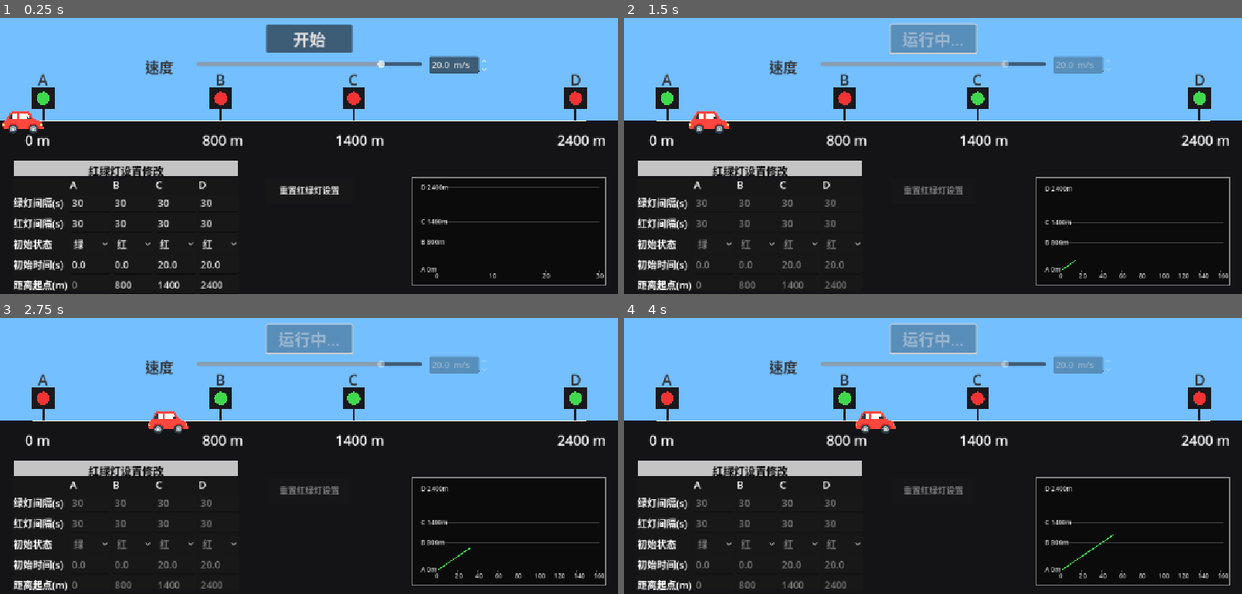
Above: before the commit, frames 1-4 (two rows, left to right).
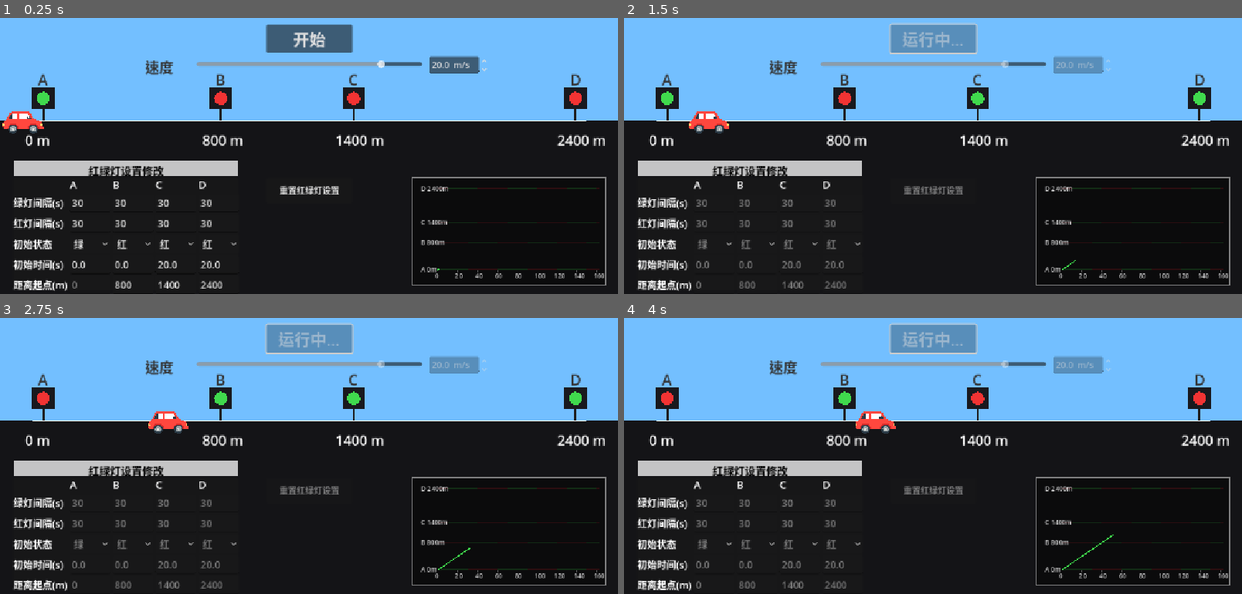
Above: after the commit, the same moments.

Repository: condor86/trafficsimulator
Game: Godot game, scene res://Main.tscn
The game is run twice, just before and just after one commit, with the same random seed, the same clock (stepped at 60 frames per second) and the same inputs.
Inputs:
- Up to frame 1 (0.25 s): no input
- Up to frame 2 (1.5 s): click "开始" at 0.5 s
- Up to frame 3 (2.75 s): no input
- Up to frame 4 (4 s): no input

The runs differ from the first frame. In frame 1, 0.9% of the frame differs, in the area x 68-98%, y 60-95%; in frame 2, 0.4%; in frame 3, 0.4%; in frame 4, 0.4%.

Commit message:
feat: 增加了背景红绿线，目前没有BUG

Diff:
--- a/Main.tscn
+++ b/Main.tscn
@@ -16,8 +16,6 @@
 grow_horizontal = 2
 grow_vertical = 2
 script = ExtResource("2_0xm2m")
-speed_min_mps = null
-speed_max_mps = null
 
 [node name="StartButton" type="Button" parent="CanvasLayer/UI"]
 layout_mode = 0
--- a/scripts/traffic_root.gd
+++ b/scripts/traffic_root.gd
@@ -71,6 +71,7 @@
 	_sim.set_time_scale(clampf(default_time_scale, 1.0, 15.0))
 
 func _init_ui() -> void:
+	# 基础数据给 UI
 	ui.set_show_light_panels(show_light_panels)
 	ui.set_distances_from_root([
 		0.0,
@@ -85,13 +86,35 @@
 		dist_D_from_A_m
 	])
 
+	# 灯配置
 	var lights = ui.read_all_lights()
 	_sim.apply_lights(lights)
-
+	ui.set_plot_lights(lights)
+
+	# 速度
 	var def_spd := clampf(speed_default_mps, speed_min_mps, speed_max_mps)
 	ui.set_speed_mps(def_spd)
 	_sim.set_speed_mps(def_spd)
 
+	# —— 关键新增：程序一打开就按当前参数锁一次坐标轴 ——
+	var dists_now: Array = [
+		0.0,
+		dist_B_from_A_m,
+		dist_C_from_A_m,
+		dist_D_from_A_m
+	]
+	var est_dist_max: float = dist_D_from_A_m + 50.0
+	var est_time_max: float = (dist_D_from_A_m + 200.0) / def_spd
+	est_time_max *= 1.25
+	if est_time_max < 30.0:
+		est_time_max = 30.0
+
+	ui.reset_plot()
+	ui.lock_plot_axes(est_time_max, est_dist_max, dists_now)
+	# 初始样本：t=0, d=0, 不等待
+	ui.push_plot_sample_state(0.0, 0.0, false)
+
+	# 信号
 	ui.start_pressed.connect(_on_ui_start_pressed)
 	ui.lights_changed.connect(_on_ui_lights_changed)
 	ui.speed_changed.connect(_on_ui_speed_changed)
@@ -136,14 +159,12 @@
 	if _sim and _sim.running:
 		var r = _sim.step(delta)
 
-		# 像素 → 米
 		var car_m: float = 0.0
 		if _intersection_positions.size() > 0:
 			car_m = (_sim.car_x - _intersection_positions[0]) / _px_per_meter
 			if car_m < 0.0:
 				car_m = 0.0
 
-		# ✔ 把“当前是否在等红灯”一并传给 UI
 		var is_waiting: bool = _sim.waiting_at_red
 		ui.push_plot_sample_state(_sim.t, car_m, is_waiting)
 
@@ -169,7 +190,6 @@
 	]
 
 	var est_dist_max: float = dist_D_from_A_m + 50.0
-
 	var est_time_max: float = (dist_D_from_A_m + 200.0) / cur_speed
 	est_time_max *= 1.25
 	if est_time_max < 30.0:
@@ -177,8 +197,10 @@
 
 	ui.reset_plot()
 	ui.lock_plot_axes(est_time_max, est_dist_max, dists_now)
-	# ✔ 起始是绿的（不等待）
 	ui.push_plot_sample_state(0.0, 0.0, false)
+
+	var lights_now = ui.read_all_lights()
+	ui.set_plot_lights(lights_now)
 
 	_sim.reset()
 	_sim.set_time_scale(clampf(default_time_scale, 1.0, 15.0))
@@ -206,7 +228,7 @@
 
 	var lights = ui.read_all_lights()
 	_sim.apply_lights(lights)
-
+	ui.set_plot_lights(lights)
 	ui.set_plot_signals([
 		0.0,
 		dist_B_from_A_m,
--- a/scripts/traffic_ui.gd
+++ b/scripts/traffic_ui.gd
@@ -77,17 +77,15 @@
 	if _topbar:
 		_topbar.set_speed_mps(v)
 
-# —— 图表相关：root 用 ——
+# —— 图表相关 ——
 func reset_plot() -> void:
 	if _plot:
 		_plot.reset_plot()
 
-# 旧接口：不带状态 → 默认绿
 func push_plot_sample(t_sec: float, dist_m: float) -> void:
 	if _plot:
 		_plot.add_sample(t_sec, dist_m, false)
 
-# 新接口：带是否在等红灯
 func push_plot_sample_state(t_sec: float, dist_m: float, is_waiting_red: bool) -> void:
 	if _plot:
 		_plot.add_sample(t_sec, dist_m, is_waiting_red)
@@ -96,6 +94,11 @@
 	if _plot:
 		_plot.set_signal_distances(dists)
 
+# ✔ 新增：把灯配置也传给图像
+func set_plot_lights(lights: Array) -> void:
+	if _plot:
+		_plot.set_light_configs(lights)
+
 func lock_plot_axes(max_time: float, max_dist: float, dists: Array) -> void:
 	if _plot:
 		_plot.lock_axes(max_time, max_dist, dists)
--- a/scripts/traffic_ui_plot.gd
+++ b/scripts/traffic_ui_plot.gd
@@ -1,9 +1,12 @@
 extends Control
 class_name TrafficUIPlot
 
-# 每个样本：{ "t": float, "d": float, "red": bool }
+# 样本：(t, d, red)
 var _samples: Array = []
+# 距离刻度
 var _signal_dists: PackedFloat32Array = PackedFloat32Array()
+# 对应每个距离的红绿灯配置
+var _lights: Array = []
 
 var _max_time: float = 30.0
 var _max_dist: float = 10.0
@@ -19,9 +22,13 @@
 const SPLIT_10_TO_20: float = 140.0
 const SPLIT_20_TO_50: float = 200.0
 
-# 用和 traffic_root 里一致的颜色
+# 曲线颜色（和主画面一致）
 const COL_LINE_GREEN := Color(0.25, 0.85, 0.30, 0.95)
 const COL_LINE_RED   := Color(0.95, 0.20, 0.20, 0.95)
+
+# ✔ 背景灯线：更深 / 更透明（25%）
+const COL_BG_GREEN := Color(0.16, 0.55, 0.18, 0.25)
+const COL_BG_RED   := Color(0.55, 0.10, 0.10, 0.25)
 
 func _ready() -> void:
 	mouse_filter = Control.MOUSE_FILTER_IGNORE
@@ -70,6 +77,11 @@
 	_max_dist = max(_max_dist, maxv + 10.0)
 	queue_redraw()
 
+# 接受灯配置（A/B/C/D 对应的 LightConfig）
+func set_light_configs(lights: Array) -> void:
+	_lights = lights.duplicate()
+	queue_redraw()
+
 # 带状态的新增入口
 func add_sample(t_sec: float, dist_m: float, is_red: bool) -> void:
 	var rec := {
@@ -119,17 +131,37 @@
 		_draw_x_tick(font, x_pos, origin.y, int(t0))
 		t0 += step_x
 
-	# —— 纵轴刻度：A/B/C/D ——
-	for i in range(_signal_dists.size()):
+	# —— 背景：按灯节奏的彩色线 ——
+	var count_lines: int = min(_signal_dists.size(), _lights.size())
+	for i in range(count_lines):
 		var d: float = _signal_dists[i]
+		var lc: LightConfig = _lights[i]
 		var y_rel: float = (d / _max_dist) if _max_dist > 1e-6 else 0.0
 		var y_pos: float = origin.y - y_rel * plot_h
-		draw_line(
-			Vector2(origin.x - 4.0, y_pos),
-			Vector2(origin.x + plot_w, y_pos),
-			Color(1, 1, 1, 0.25),
-			1.0
-		)
+
+		var cur_t: float = 0.0
+		while cur_t < _max_time - 1e-5:
+			var st: Dictionary = lc.state_at(cur_t)
+			var remain: float = float(st["remain"])
+			var seg_end_t: float = cur_t + remain
+			if seg_end_t > _max_time:
+				seg_end_t = _max_time
+
+			var x0: float = origin.x + (cur_t / _max_time) * plot_w
+			var x1: float = origin.x + (seg_end_t / _max_time) * plot_w
+
+			var col_bg: Color = COL_BG_GREEN
+			if int(st["state"]) == LightConfig.LightState.RED:
+				col_bg = COL_BG_RED
+
+			if x1 - x0 > 0.5:
+				draw_line(Vector2(x0, y_pos), Vector2(x1, y_pos), col_bg, 2.0)
+			else:
+				draw_line(Vector2(x0, y_pos), Vector2(x0 + 1.0, y_pos), col_bg, 2.0)
+
+			cur_t = seg_end_t
+
+		# 标签
 		var label := "A"
 		if i == 1: label = "B"
 		elif i == 2: label = "C"
@@ -144,7 +176,7 @@
 			Color(1, 1, 1, 0.8)
 		)
 
-	# —— 曲线：按段着色 ——
+	# —— 曲线：分段着色 ——
 	if _samples.size() >= 2:
 		for i in range(_samples.size() - 1):
 			var a: Dictionary = _samples[i]
